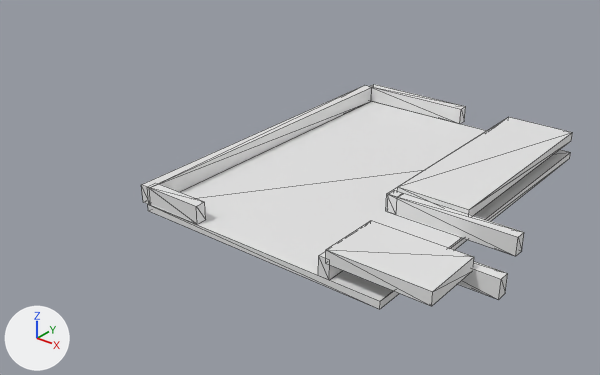
An edit to the glTF model Assets/Models/Rooms/Lower_Room.gltf, drawn before and after from the same camera.
The view is the same before and after, from a 50 mm lens placed at (24.9, -34.9, 19.6), pointed at (-1.9, -1.4, -1.2). The axes (+X, +Y, +Z) are drawn at lower left. The lights are the same throughout. Mesh edges are drawn as thin lines.

In view in the first picture: 'Floor-col', 'void_1', 'void_2', 'wall_1-col', 'wall_2-col', 'wall_3-col', 'wall_4-col', 'wall_5-col', 'wall_6-col', 'wall_7-col'.
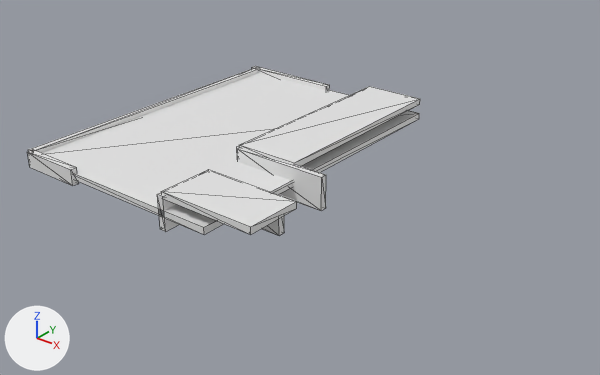
Boxes [x1, y1, x2, y2] around the edits, measured in the pictures (600 x 375 px):
'Floor-col', moved, rescaled (11% narrower, 22% shorter): before [148, 101, 571, 309]; after [43, 73, 419, 234]
'void_2', moved, rescaled (18% shorter): before [397, 117, 573, 215]; after [240, 86, 420, 166]
'void_1', moved, rescaled (8% narrower, 24% shorter): before [326, 220, 474, 306]; after [161, 169, 297, 234]
'wall_2-col', moved, rescaled: before [142, 85, 371, 204]; after [28, 67, 260, 153]
'wall_6-col', moved, rescaled (30% narrower): before [396, 193, 524, 256]; after [237, 148, 326, 211]
'wall_3-col', moved, rescaled (12% narrower, 12% shorter): before [147, 183, 206, 224]; after [27, 150, 79, 186]
'wall_1-col', moved, rescaled: before [369, 84, 466, 124]; after [252, 66, 330, 90]
'wall_5-col', moved, rescaled: before [458, 261, 508, 300]; after [262, 216, 284, 235]
'wall_4-col', moved, rescaled: before [318, 251, 343, 280]; after [157, 193, 180, 232]
'wall_7-col', moved, rescaled (not visible afterwards): before [386, 187, 403, 214]

The change, as a list of edits to the scene's bpy script:
```text
Change ob_floor_col:
    ob_floor_col.location: (2.139, 0.0, 0.0) -> (-8.0, 0.0, 0.0)
    ob_floor_col.scale: (7.14, 10.0, 0.2) -> (7.0, 10.0, 0.2)
Change ob_void_2:
    ob_void_2.location: (7.21, 3.787, 1.158) -> (-3.0, 3.5, 1.0)
    ob_void_2.scale: (2.01, 6.22, 0.264) -> (2.0, 6.5, 0.2)
Change ob_void_1:
    ob_void_1.location: (9.086, -8.361, 1.346) -> (-1.0, -8.2, 1.0)
    ob_void_1.scale: (2.62, 1.7, 0.344) -> (3.0, 1.7, 0.2)
Change ob_wall_7_col:
    add ob_wall_7_col.parent = ob_empty
    ob_wall_7_col.location: (5.246, 3.514, 0.66) -> (-5.0, 3.5, 0.0)
    ob_wall_7_col.scale: (6.51, 0.3, 0.5) -> (6.5, 0.2, 1.0)
Change ob_wall_1_col:
    ob_wall_1_col.location: (-1.5, 10.24, 0.7) -> (-12.0, 10.0, 0.0)
    ob_wall_1_col.scale: (3.5, 0.3, 0.5) -> (3.5, 0.2, 0.5)
Change ob_wall_6_col:
    add ob_wall_6_col.parent = ob_empty
    ob_wall_6_col.location: (8.531, -2.694, 0.656) -> (-2.0, -3.0, 0.0)
    ob_wall_6_col.scale: (3.5, 0.3, 0.5) -> (3.0, 0.2, 1.0)
Change ob_wall_5_col:
    add ob_wall_5_col.parent = ob_empty
    ob_wall_5_col.location: (9.561, -6.475, 0.675) -> (-1.5, -6.5, 0.0)
    ob_wall_5_col.scale: (3.5, 0.3, 0.5) -> (2.5, 0.2, 1.0)
Change ob_wall_4_col:
    add ob_wall_4_col.parent = ob_empty
    ob_wall_4_col.location: (6.315, -8.102, 0.675) -> (-4.0, -8.2, 0.0)
    ob_wall_4_col.scale: (1.88, 0.3, 0.5) -> (1.8, 0.2, 1.0)
Change ob_wall_3_col:
    add ob_wall_3_col.parent = ob_empty
    ob_wall_3_col.location: (-3.226, -9.666, 0.695) -> (-13.0, -10.0, 0.0)
    ob_wall_3_col.scale: (1.75, 0.3, 0.5) -> (2.0, 0.2, 0.5)
Change ob_wall_2_col:
    ob_wall_2_col.location: (-5.12, 0.0347, 0.66) -> (-15.0, 0.0, 0.0)
    ob_wall_2_col.scale: (9.99, 0.3, 0.5) -> (10.0, 0.2, 0.5)
Add ob_empty:
    ob_empty = bpy.data.objects.new('Empty', None)
    ob_empty.location = (0.0, 0.0, 0.0)
```
